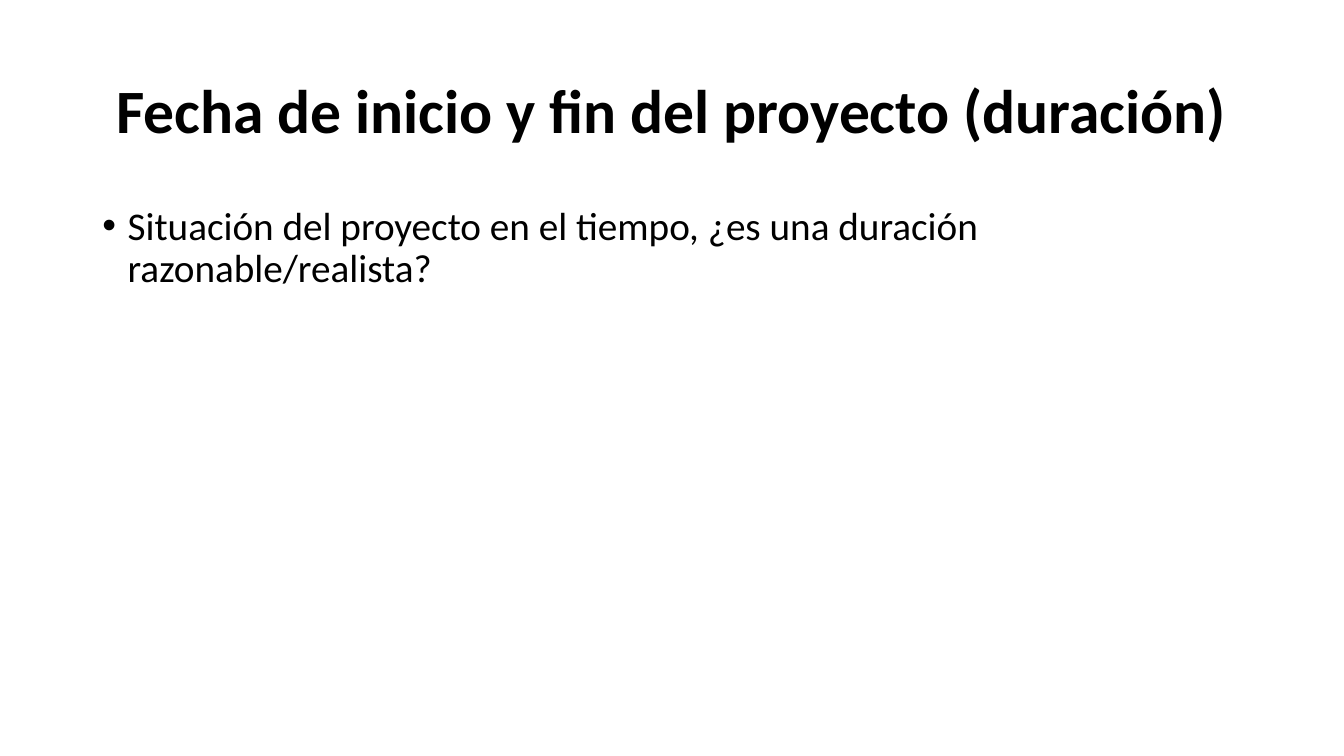
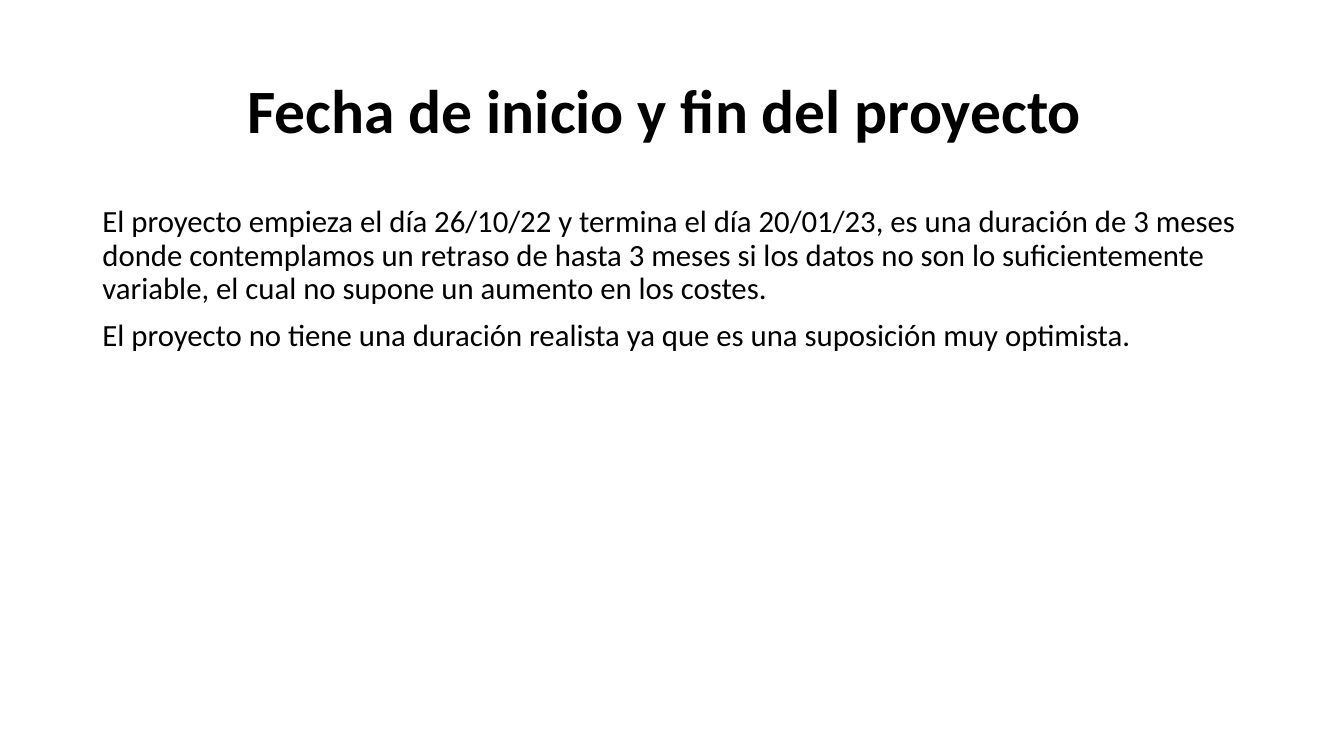
Before and after one commit to AlbertoGCID/XPED, a slide deck: slide 13 of CSMAG.pptx. Drawn at 1344x756 pixels with LibreOffice and Linux fonts; fonts in the diff are those of the drawing. Boxes give left, top, right and bottom in pixels: in the first picture for what was removed or moved away, otherwise in the second. Text is boxed around its words. In the diff, an @@ line names an element or a change of style, - is before the commit and + after.

```diff
--- a/CSMAG.pptx
+++ b/CSMAG.pptx
@@ title at (248, 89, 1081, 143): text changed @@
-Fecha de inicio y fin del proyecto (duración)
+Fecha de inicio y fin del proyecto
@@ text at (102, 210, 1235, 351): text changed; size 28 to 22 pt @@
-• Situación del proyecto en el tiempo, ¿es una duración razonable/realista?
+El proyecto empieza el día 26/10/22 y termina el día 20/01/23, es una duración de 3 meses donde contemplamos un retraso de hasta 3 meses si los datos no son lo suficientemente variable, el cual no supone un aumento en los costes.
+El proyecto no tiene una duración realista ya que es una suposición muy optimista.
```
Also in this commit, not shown: 4 other slides changed.
